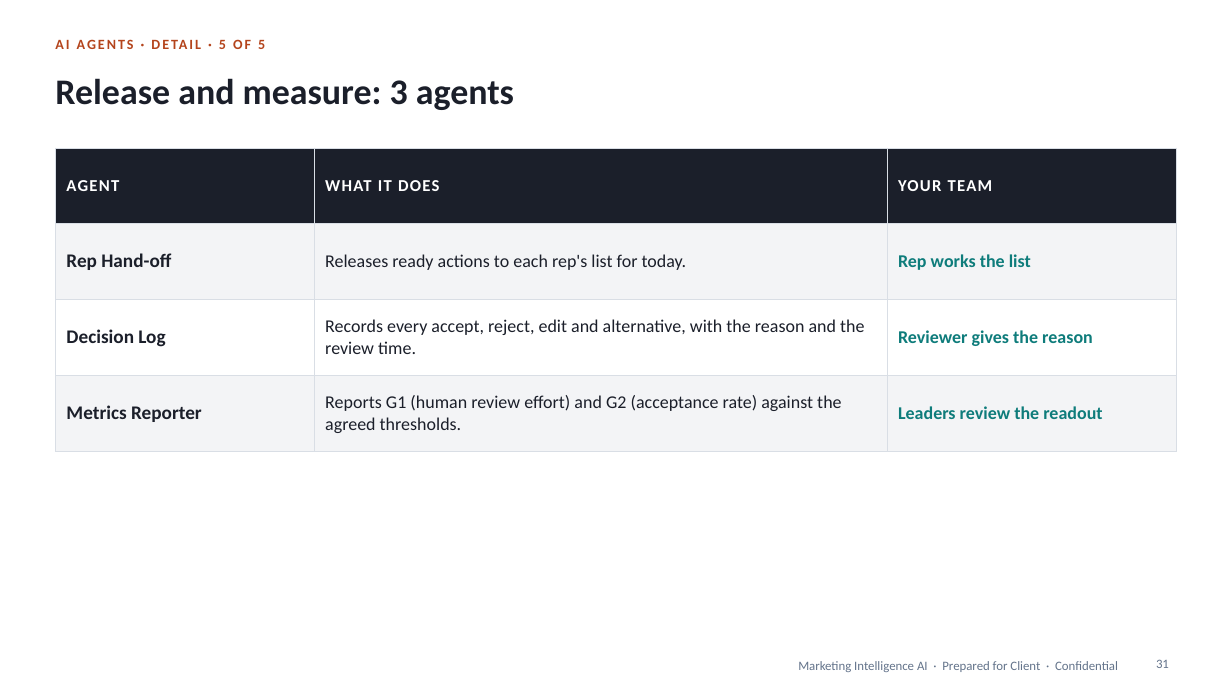
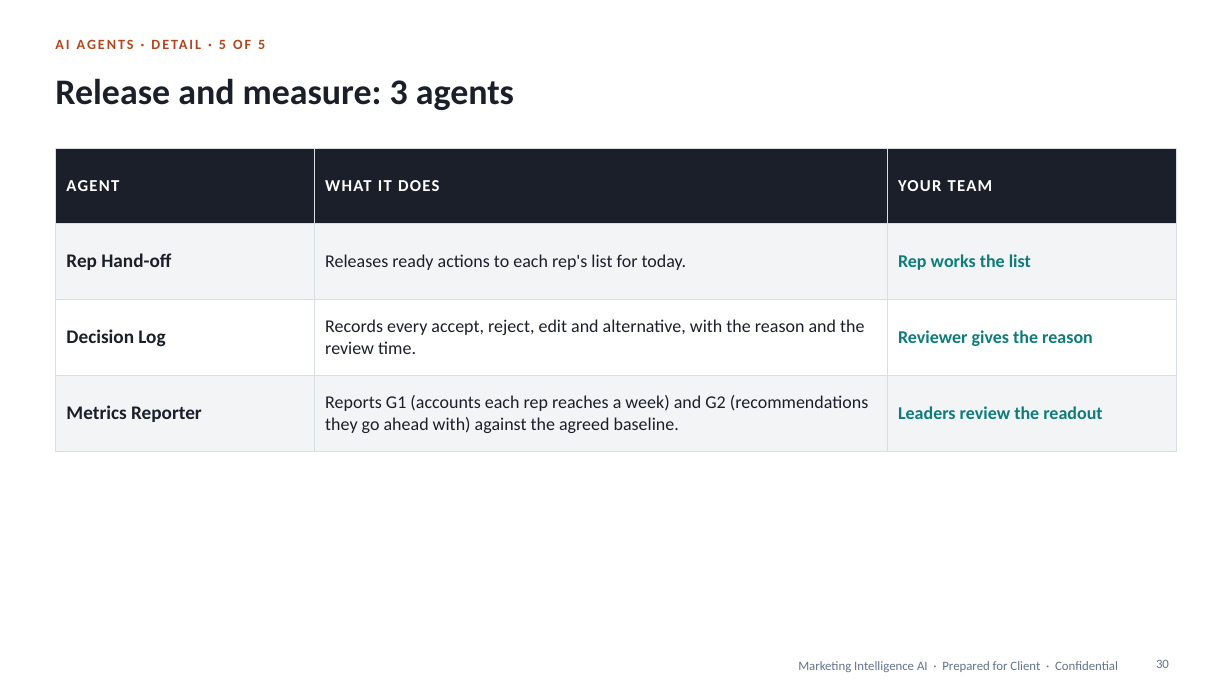
Before and after one commit to shantanusharma-commits/Demand-AI---POC, a slide deck: slide 30 of proposal/Marketing_Intelligence_AI_Pilot_Proposal.pptx (slide 31 before the commit). Drawn at 1232x693 pixels with LibreOffice and Linux fonts; fonts in the diff are those of the drawing. Boxes give left, top, right and bottom in pixels: in the first picture for what was removed or moved away, otherwise in the second. Text is boxed around its words. In the diff, an @@ line names an element or a change of style, - is before the commit and + after.

```diff
--- a/proposal/Marketing_Intelligence_AI_Pilot_Proposal.pptx
+++ b/proposal/Marketing_Intelligence_AI_Pilot_Proposal.pptx
@@ table at (x1=55, y1=148, x2=1177, y2=437) @@
-row 4, column 2: Reports G1 (human review effort) and G2 (acceptance rate) against the agreed thresholds.
+row 4, column 2: Reports G1 (accounts each rep reaches a week) and G2 (recommendations they go ahead with) against the agreed baseline.
@@ page number at (x1=1156, y1=659, x2=1169, y2=668): text changed @@
-31
+30
```
Also in this commit, not shown: 4 other slides changed, 1 slide added, 2 slides removed, 8 other files.
